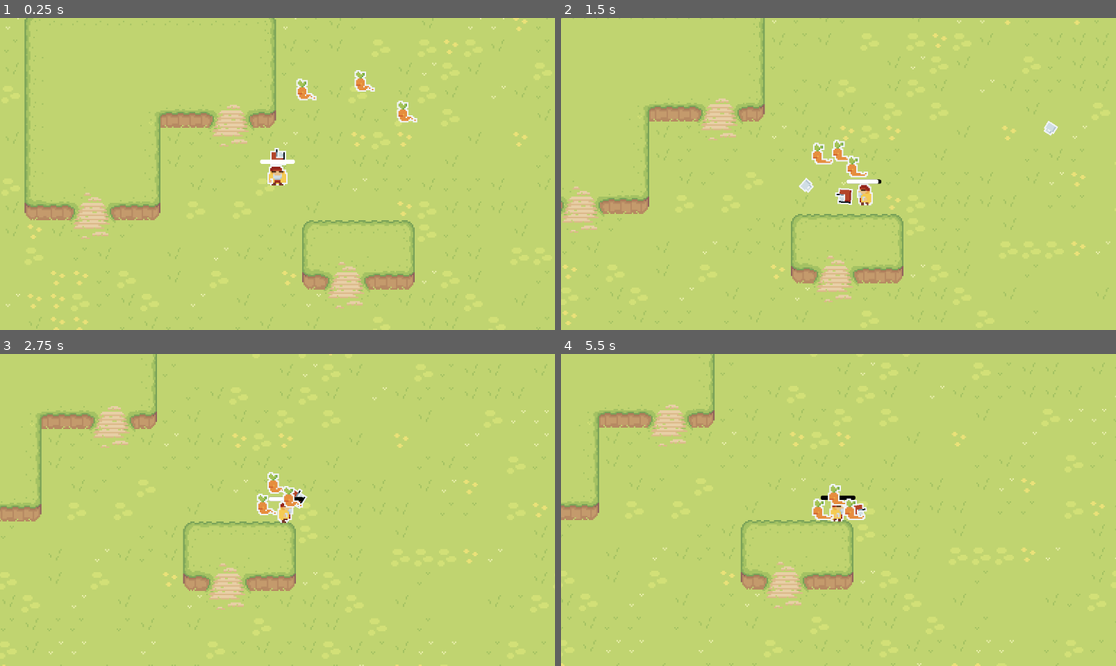
Above: before the commit, frames 1-4 (two rows, left to right).
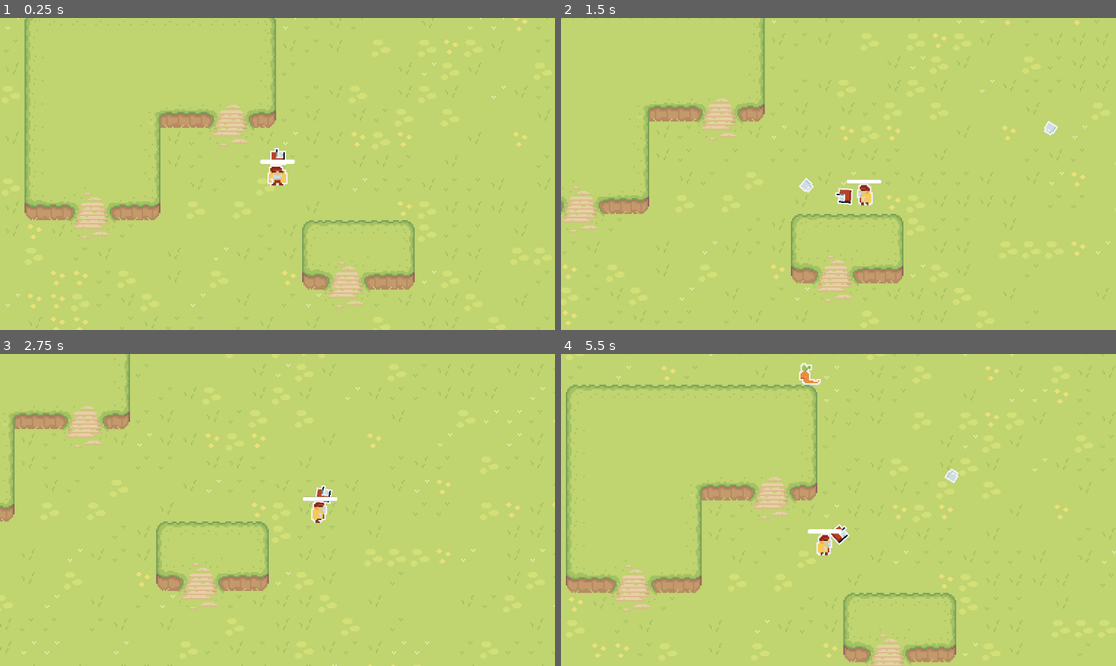
Above: after the commit, the same moments.

Repository: iAn999891/GODOTGAME
Game: Godot game, scene res://Scene/game_scene.tscn
Two runs of this game, one before a commit and one after it. Both use one fixed random seed, a clock stepped at 60 frames per second and the inputs below.
Inputs (mouse positions are in pixels of both pictures, inside the frame that each line leads up to):
- Up to frame 1 (0.25 s): no input
- Up to frame 2 (1.5 s): move the mouse to (960, 158) at 0.52 s; hold D (Move_right) 0.53-1.28 s; click (960, 158) at 0.6 s; move the mouse to (727, 189) at 1.27 s; hold S (Move_down) from 1.28 s (still down); click (727, 189) at 1.35 s
- Up to frame 3 (2.75 s): move the mouse to (333, 441) at 2.02 s; release S (Move_down) at 2.03 s; hold D (Move_right) from 2.03 s (still down); click (333, 441) at 2.1 s
- Up to frame 4 (5.5 s): move the mouse to (810, 572) at 2.77 s; release D (Move_right) at 2.78 s; hold W (Move_up) 2.78-3.53 s; click (810, 572) at 2.85 s; move the mouse to (1005, 556) at 3.52 s; hold A (Move_left) 3.53-5.03 s; click (1005, 556) at 3.6 s; move the mouse to (672, 463) at 4.27 s; click (672, 463) at 4.35 s; move the mouse to (866, 510) at 5.02 s; hold S (Move_down) from 5.03 s (still down); click (866, 510) at 5.1 s

The runs differ from the first frame. In frame 1, 0.5% of the frame differs, in the area x 53-76%, y 16-34%; in frame 2, 0.5%; in frame 3, 8.0%; in frame 4, 13%, in the area x 0-100%, y 0-100%.

Commit message:
mob spawn

Diff:
--- a/will-and-ian-godot-game-/Scene/Bullet.tscn
+++ b/will-and-ian-godot-game-/Scene/Bullet.tscn
@@ -8,6 +8,7 @@
 size = Vector2(8, 8)
 
 [node name="Bullet" type="Area2D" unique_id=2030396150]
+collision_mask = 7
 script = ExtResource("1_ckvpt")
 
 [node name="VisibleOnScreenNotifier2D" type="VisibleOnScreenNotifier2D" parent="." unique_id=197654034]
--- a/will-and-ian-godot-game-/Scene/Player.tscn
+++ b/will-and-ian-godot-game-/Scene/Player.tscn
@@ -97,6 +97,7 @@
 corner_radius_bottom_left = 8
 
 [node name="Player" type="CharacterBody2D" unique_id=1848780568]
+collision_mask = 5
 motion_mode = 1
 script = ExtResource("1_bxodg")
 movement_speed = 110.0
--- /dev/null
+++ b/will-and-ian-godot-game-/Scene/game_scene.gd
@@ -0,0 +1,12 @@
+extends Node2D
+
+
+func spawn_mob():
+	var new_mob = preload("res://Scene/mob.tscn").instantiate()
+	%PathFollow2D.progress_ratio = randf()
+	new_mob.global_position = %PathFollow2D.global_position
+	add_child(new_mob)
+
+
+func _on_timer_timeout() -> void:
+	spawn_mob()
--- a/will-and-ian-godot-game-/Scene/game_scene.tscn
+++ b/will-and-ian-godot-game-/Scene/game_scene.tscn
@@ -2,12 +2,12 @@
 
 [ext_resource type="PackedScene" uid="uid://cro66qmbqsigd" path="res://Scene/Player.tscn" id="1_e32lr"]
 [ext_resource type="Texture2D" uid="uid://bx4ck5df3b16k" path="res://Assets/Tilesets/Water.png" id="1_m5do6"]
+[ext_resource type="Script" uid="uid://dec4vur4fttyq" path="res://Scene/game_scene.gd" id="1_mlt6n"]
 [ext_resource type="Texture2D" uid="uid://7ghdfqb0vbj1" path="res://Assets/Tilesets/Grass.png" id="1_s60wc"]
 [ext_resource type="Texture2D" uid="uid://dce7hp8g5ofiq" path="res://Assets/Tilesets/Hills.png" id="2_edujn"]
 [ext_resource type="Texture2D" uid="uid://c1x7t6cqfax0x" path="res://Assets/Tilesets/Tilled Dirt.png" id="3_f38sd"]
 [ext_resource type="Texture2D" uid="uid://cx8do8lkru762" path="res://Assets/Tilesets/Tilled_Dirt_v2.png" id="4_m5do6"]
 [ext_resource type="Texture2D" uid="uid://cqxl1wxwona87" path="res://Assets/Tilesets/Tilled_Dirt_Wide.png" id="4_ugwxx"]
-[ext_resource type="PackedScene" uid="uid://5n01jdrnb7qo" path="res://Scene/mob.tscn" id="8_ee6vw"]
 
 [sub_resource type="TileSetAtlasSource" id="TileSetAtlasSource_k031u"]
 texture = ExtResource("1_m5do6")
@@ -21,7 +21,8 @@
 3:0/0/physics_layer_1/polygon_0/points = PackedVector2Array(-8, -8, -8, 8, 8, 8, -8, 8)
 
 [sub_resource type="TileSet" id="TileSet_b5oy1"]
-physics_layer_0/collision_layer = 1
+physics_layer_0/collision_layer = 4
+physics_layer_0/collision_mask = 3
 physics_layer_1/collision_layer = 1
 sources/0 = SubResource("TileSetAtlasSource_k031u")
 
@@ -108,7 +109,8 @@
 8:6/0 = 0
 
 [sub_resource type="TileSet" id="TileSet_e32lr"]
-physics_layer_0/collision_layer = 1
+physics_layer_0/collision_layer = 4
+physics_layer_0/collision_mask = 3
 sources/0 = SubResource("TileSetAtlasSource_edujn")
 
 [sub_resource type="TileSetAtlasSource" id="TileSetAtlasSource_i5nq2"]
@@ -521,14 +523,22 @@
 9:6/0 = 0
 
 [sub_resource type="TileSet" id="TileSet_s60wc"]
-physics_layer_0/collision_layer = 1
+physics_layer_0/collision_layer = 4
+physics_layer_0/collision_mask = 3
 sources/1 = SubResource("TileSetAtlasSource_m5do6")
 sources/0 = SubResource("TileSetAtlasSource_i5nq2")
 sources/5 = SubResource("TileSetAtlasSource_ee6vw")
 sources/6 = SubResource("TileSetAtlasSource_mlt6n")
 sources/7 = SubResource("TileSetAtlasSource_4832p")
 
+[sub_resource type="Curve2D" id="Curve2D_ee6vw"]
+_data = {
+"points": PackedVector2Array(0, 0, 0, 0, -219, -150, 0, 0, 0, 0, 221, -147, 0, 0, 0, 0, 220, 136)
+}
+point_count = 3
+
 [node name="Game_scene" type="Node2D" unique_id=1960793925]
+script = ExtResource("1_mlt6n")
 
 [node name="Water" type="TileMapLayer" parent="." unique_id=758849818]
 texture_filter = 1
@@ -554,11 +564,18 @@
 position_smoothing_enabled = true
 position_smoothing_speed = 2.5
 
-[node name="Mob" parent="." unique_id=1509565561 instance=ExtResource("8_ee6vw")]
-position = Vector2(23, -70)
-
-[node name="Mob3" parent="." unique_id=1864219841 instance=ExtResource("8_ee6vw")]
-position = Vector2(68, -73)
-
-[node name="Mob2" parent="." unique_id=1921024091 instance=ExtResource("8_ee6vw")]
-position = Vector2(100, -48)
+[node name="Path2D" type="Path2D" parent="Player" unique_id=224173413]
+position = Vector2(0, 6.4755)
+scale = Vector2(1, 0.99650335)
+curve = SubResource("Curve2D_ee6vw")
+
+[node name="PathFollow2D" type="PathFollow2D" parent="Player/Path2D" unique_id=576135819]
+unique_name_in_owner = true
+position = Vector2(-219, -150)
+rotation = 0.006818076
+
+[node name="Timer" type="Timer" parent="." unique_id=1635490516]
+wait_time = 2.0
+autostart = true
+
+[connection signal="timeout" from="Timer" to="." method="_on_timer_timeout"]
--- a/will-and-ian-godot-game-/Scene/mob.gd
+++ b/will-and-ian-godot-game-/Scene/mob.gd
@@ -1,6 +1,6 @@
 extends CharacterBody2D
 
-var health = 5
+var health = 3
 
 @onready var player = get_node("/root/Game_scene/Player")
 
--- a/will-and-ian-godot-game-/Scene/mob.tscn
+++ b/will-and-ian-godot-game-/Scene/mob.tscn
@@ -51,7 +51,8 @@
 height = 14.0
 
 [node name="Mob" type="CharacterBody2D" unique_id=1509565561]
-collision_layer = 3
+collision_layer = 2
+collision_mask = 6
 script = ExtResource("1_j0k6o")
 
 [node name="Carrot" type="AnimatedSprite2D" parent="." unique_id=699888895]
@@ -63,3 +64,6 @@
 
 [node name="CollisionShape2D" type="CollisionShape2D" parent="." unique_id=1764786532]
 shape = SubResource("CapsuleShape2D_piucu")
+
+[node name="Area2D" type="Area2D" parent="." unique_id=289619176]
+collision_layer = 2
--- a/will-and-ian-godot-game-/Scripts/Player_movment.gd
+++ b/will-and-ian-godot-game-/Scripts/Player_movment.gd
@@ -29,7 +29,7 @@
 
 	move_and_slide()
 
-	const DAMAGE_RATE = 50.0
+	const DAMAGE_RATE = 15.0
 	var overlapping_mobs = %Hitbox.get_overlapping_bodies()
 	if overlapping_mobs.size() > 0:
 		health -= DAMAGE_RATE * overlapping_mobs.size() * _delta
Not shown, added: will-and-ian-godot-game-/Scene/game_scene.gd.uid
